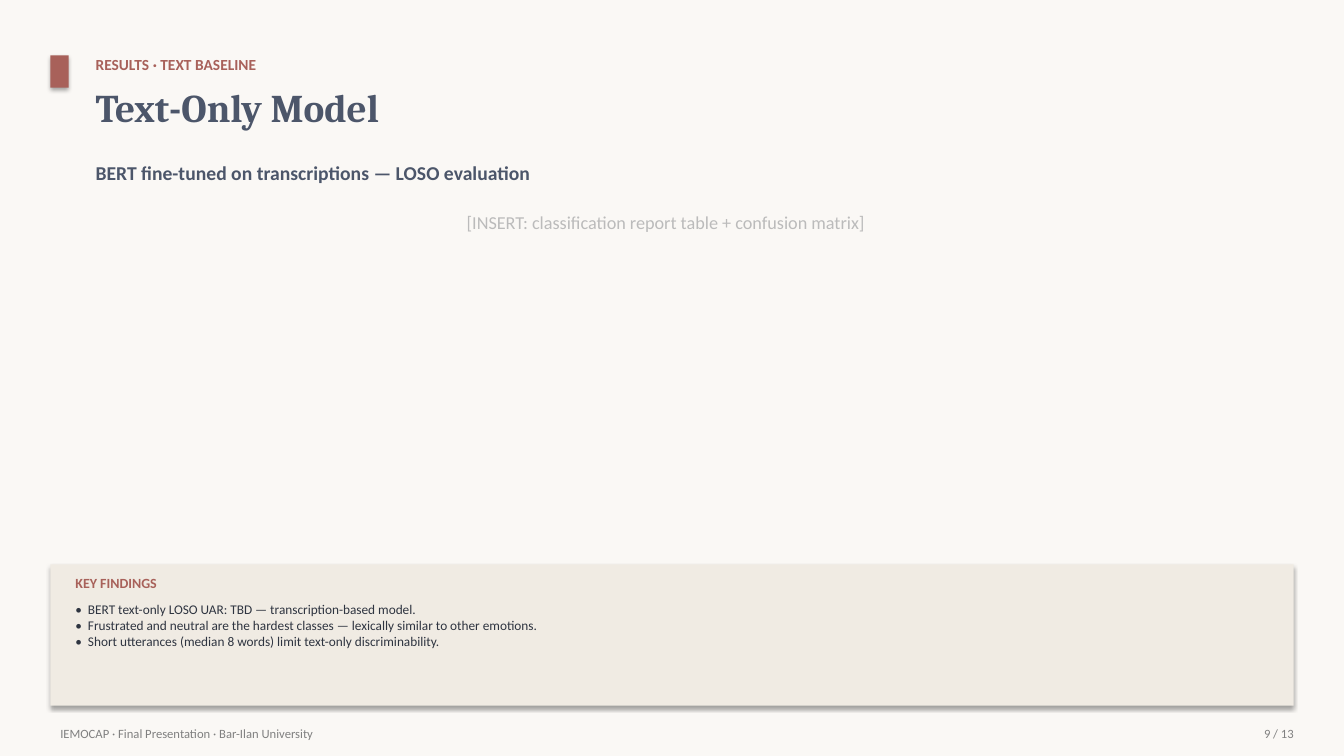
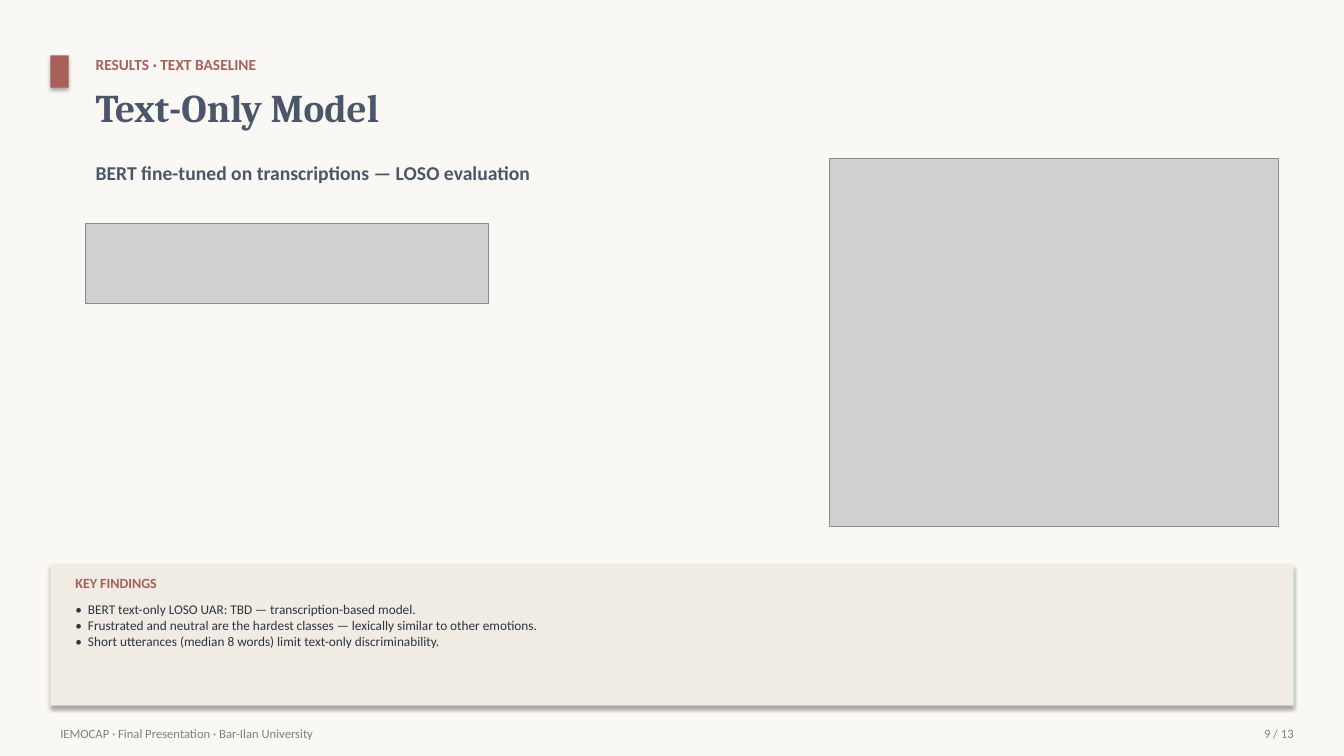
Before and after one commit to ronenhr/IEMOCAP-project, a slide deck: slide 9 of reports/Final_Presentation_Skeleton.pptx. Drawn at 1344x756 pixels with LibreOffice and Linux fonts; fonts in the diff are those of the drawing; grey boxes stand for pictures. Boxes give left, top, right and bottom in pixels: in the first picture for what was removed or moved away, otherwise in the second. Text is boxed around its words. In the diff, an @@ line names an element or a change of style, - is before the commit and + after.

```diff
--- a/reports/Final_Presentation_Skeleton.pptx
+++ b/reports/Final_Presentation_Skeleton.pptx
@@ picture added at (x1=829, y1=158, x2=1278, y2=526) @@
@@ picture added at (x1=86, y1=224, x2=488, y2=303) @@
@@ text removed at (x1=467, y1=216, x2=864, y2=232) @@
-[INSERT: classification report table + confusion matrix]
```
Also in this commit, not shown: 5 other slides changed.
